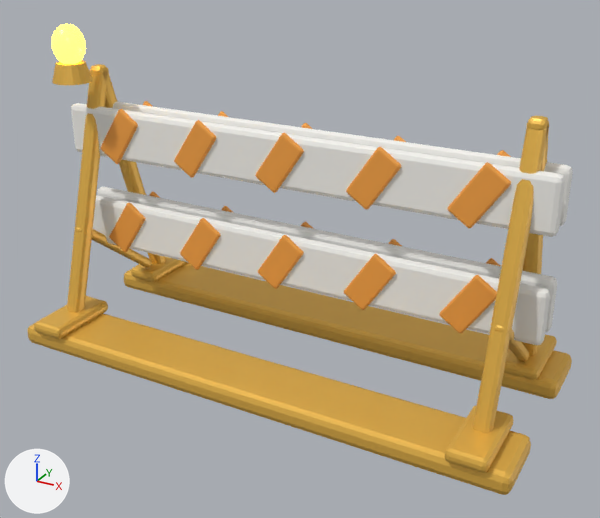
A saved change to the glTF model assets/pbr/prop_construction_barrier.glb.
Before and after are seen from a 50 mm camera at (1.42, -2.51, 1.69) aimed at (0.07, -0.05, 0.46). Lighting does not change. The marker at lower left points along +X, +Y and +Z. The first picture is the older version.
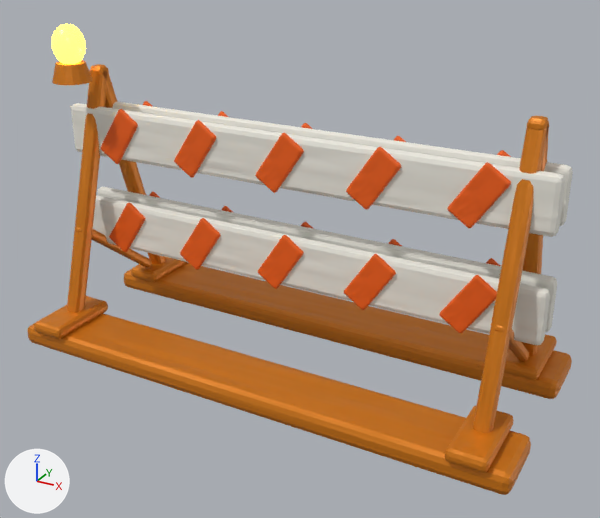
Changed parts and their boxes (x1, y1, x2, y2) in the pictures (600 x 518 px):
'prop_construction_barrier_foot_f', surface changed (darker): (27, 313, 531, 495) in both
'prop_construction_barrier_foot_b', surface changed (darker): (124, 263, 572, 399) in both
'prop_construction_barrier_leg_r_f', surface changed (darker): (473, 116, 549, 433) in both
'prop_construction_barrier_leg_l_f', surface changed (orange to brown): (67, 65, 109, 312) in both
'prop_construction_barrier_footpad_rf', surface changed (darker): (445, 405, 513, 473) in both
'prop_construction_barrier_stripe_f_1_4', surface changed (darker): (447, 162, 511, 229) in both
'prop_construction_barrier_stripe_f_0_4', surface changed (darker): (439, 275, 497, 334) in both
'prop_construction_barrier_stripe_f_1_3', surface changed (darker): (346, 147, 401, 210) in both
'prop_construction_barrier_footpad_lf', surface changed (darker): (34, 296, 108, 339) in both
'prop_construction_barrier_stripe_f_1_2', surface changed (darker): (255, 133, 304, 193) in both
'prop_construction_barrier_stripe_f_0_3', surface changed (darker): (344, 254, 396, 310) in both
'prop_construction_barrier_stripe_f_0_2', surface changed (darker): (258, 235, 304, 289) in both
'prop_construction_barrier_stripe_f_1_1', surface changed (darker): (174, 120, 216, 178) in both
'prop_construction_barrier_footpad_rb', surface changed (darker): (504, 334, 557, 380) in both
'prop_construction_barrier_stripe_f_1_0', surface changed (darker): (101, 109, 138, 164) in both
'prop_construction_barrier_stripe_f_0_1', surface changed (darker): (180, 218, 221, 270) in both
'prop_construction_barrier_leg_l_b', surface changed: (90, 64, 166, 264) in both
'prop_construction_barrier_leg_r_b', surface changed (darker): (522, 115, 549, 356) in both
'prop_construction_barrier_stripe_f_0_0', surface changed (darker): (109, 202, 145, 252) in both
'prop_construction_barrier_beacon_base', surface changed (darker): (52, 60, 93, 85) in both
'prop_construction_barrier_footpad_lb', surface changed (darker): (131, 257, 187, 282) in both
'prop_construction_barrier_brace_l', surface changed (darker): (75, 227, 152, 267) in both
'prop_construction_barrier_brace_r', surface changed (darker): (494, 325, 529, 361) in both
'prop_construction_barrier_stripe_b_0_4', surface changed: (486, 258, 500, 266) in both
'prop_construction_barrier_stripe_b_0_3', surface changed: (388, 239, 403, 247) in both
'prop_construction_barrier_stripe_b_1_4', surface changed: (497, 150, 511, 157) in both
'prop_construction_barrier_stripe_b_1_3', surface changed: (394, 136, 406, 142) in both
'prop_construction_barrier_stripe_b_0_2', surface changed: (301, 221, 314, 229) in both
'prop_construction_barrier_stripe_b_1_2', surface changed: (301, 123, 313, 129) in both
'prop_construction_barrier_stripe_b_0_1', surface changed: (222, 206, 234, 213) in both
'prop_construction_barrier_stripe_b_0_0', surface changed: (149, 191, 160, 198) in both
'prop_construction_barrier_stripe_b_1_1', surface changed: (218, 111, 228, 117) in both
'prop_construction_barrier_stripe_b_1_0', surface changed: (143, 101, 152, 106) in both

What changed in the scene script:
```text
Add img_vcw_tex_paint_prop_construction_barrier_stripe_albedo:
    img_vcw_tex_paint_prop_construction_barrier_stripe_albedo = load_image('vcw_tex_paint_prop_construction_barrier_stripe_albedo', '_unpacked/vcw_tex_paint_prop_construction_barrier_stripe_albedo', 128, 128, 'sRGB')
Add img_vcw_tex_paint_prop_construction_barrier_stripe_orm:
    img_vcw_tex_paint_prop_construction_barrier_stripe_orm = load_image('vcw_tex_paint_prop_construction_barrier_stripe_orm', '_unpacked/vcw_tex_paint_prop_construction_barrier_stripe_orm', 128, 128, 'Non-Color')
Add img_vcw_tex_paint_prop_construction_barrier_stripe_normal:
    img_vcw_tex_paint_prop_construction_barrier_stripe_normal = load_image('vcw_tex_paint_prop_construction_barrier_stripe_normal', '_unpacked/vcw_tex_paint_prop_construction_barrier_stripe_normal', 128, 128, 'Non-Color')
Add img_vcw_tex_paint_prop_construction_barrier_frame_normal:
    img_vcw_tex_paint_prop_construction_barrier_frame_normal = load_image('vcw_tex_paint_prop_construction_barrier_frame_normal', '_unpacked/vcw_tex_paint_prop_construction_barrier_frame_normal', 128, 128, 'Non-Color')
Add img_vcw_tex_paint_prop_construction_barrier_frame_albedo:
    img_vcw_tex_paint_prop_construction_barrier_frame_albedo = load_image('vcw_tex_paint_prop_construction_barrier_frame_albedo', '_unpacked/vcw_tex_paint_prop_construction_barrier_frame_albedo', 128, 128, 'sRGB')
Add img_vcw_tex_paint_prop_construction_barrier_frame_orm:
    img_vcw_tex_paint_prop_construction_barrier_frame_orm = load_image('vcw_tex_paint_prop_construction_barrier_frame_orm', '_unpacked/vcw_tex_paint_prop_construction_barrier_frame_orm', 128, 128, 'Non-Color')
Change mat_prop_construction_barrier_frame:
    remove # nodes: BsdfPrincipled, OutputMaterial
    remove # colours: orange #efbc50
    nodes: BsdfPrincipled, NormalMap, OutputMaterial, SeparateColor, TexImage x3
    uses the picture img_vcw_tex_paint_prop_construction_barrier_frame_albedo
    uses the picture img_vcw_tex_paint_prop_construction_barrier_frame_normal
    uses the picture img_vcw_tex_paint_prop_construction_barrier_frame_orm
Change mat_prop_construction_barrier_stripe:
    remove # nodes: BsdfPrincipled, OutputMaterial
    remove # colours: orange #f9a645
    nodes: BsdfPrincipled, NormalMap, OutputMaterial, SeparateColor, TexImage x3
    uses the picture img_vcw_tex_paint_prop_construction_barrier_stripe_albedo
    uses the picture img_vcw_tex_paint_prop_construction_barrier_stripe_normal
    uses the picture img_vcw_tex_paint_prop_construction_barrier_stripe_orm
```
